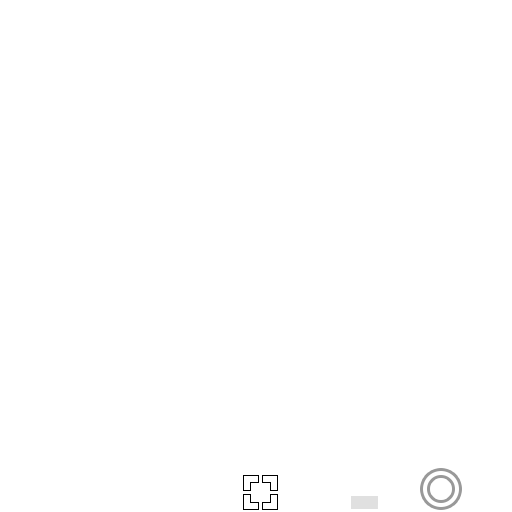
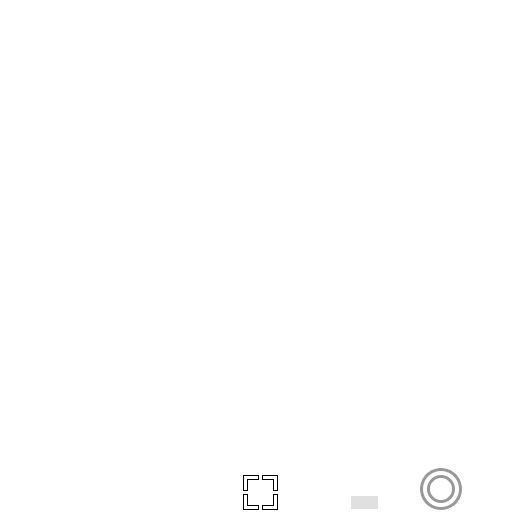
Layers edited between the first and the second 512×512 image:
painted on "Selection Rect" over [247, 479, 274, 506]
